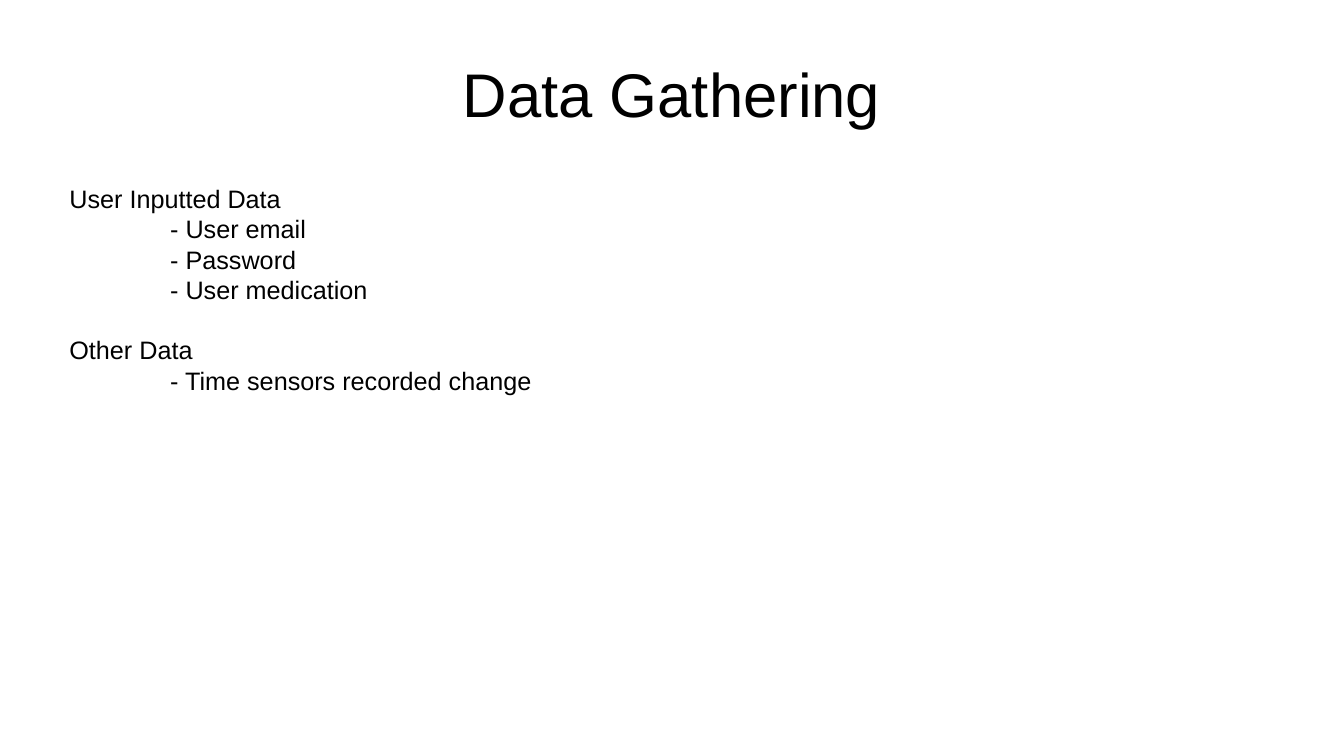
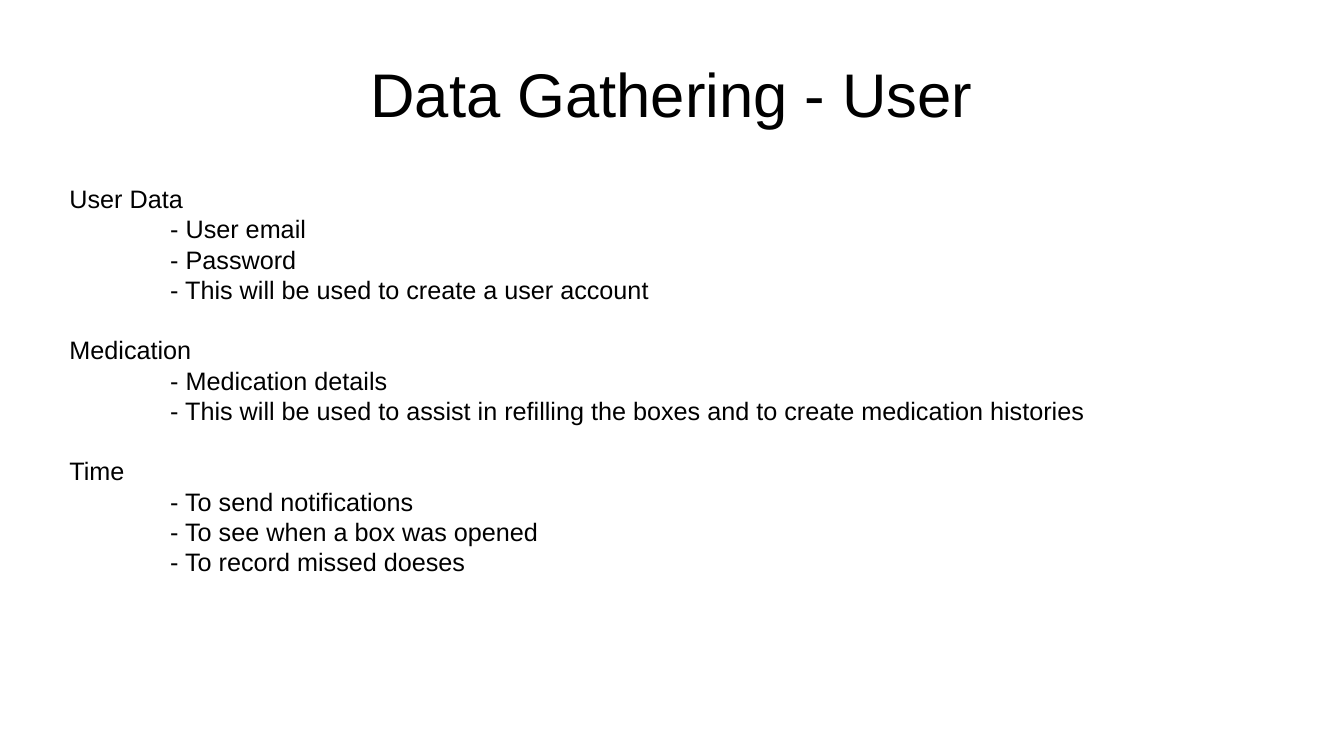
Before and after one commit to cianashby1337/IOT_CA1_Documentation, a slide deck: slide 5 of Slideshow template.pptx. Drawn at 1344x756 pixels with LibreOffice and Linux fonts; fonts in the diff are those of the drawing. Boxes give left, top, right and bottom in pixels: in the first picture for what was removed or moved away, otherwise in the second. Text is boxed around its words. In the diff, an @@ line names an element or a change of style, - is before the commit and + after.

Commit message:
User data slide

```diff
--- a/Slideshow template.pptx
+++ b/Slideshow template.pptx
@@ title at (370, 72, 972, 129): text changed @@
-Data Gathering
+Data Gathering - User
@@ text at (69, 190, 183, 209): text changed @@
-User Inputted Data
+User Data
@@ text at (69, 280, 1084, 572): text changed @@
-- User medication
-Other Data
-- Time sensors recorded change
+- This will be used to create a user account
+Medication
+- Medication details
+- This will be used to assist in refilling the boxes and to create medication histories
+Time
+- To send notifications
+- To see when a box was opened
+- To record missed doeses
```
Also in this commit, not shown: 1 other slide changed.
